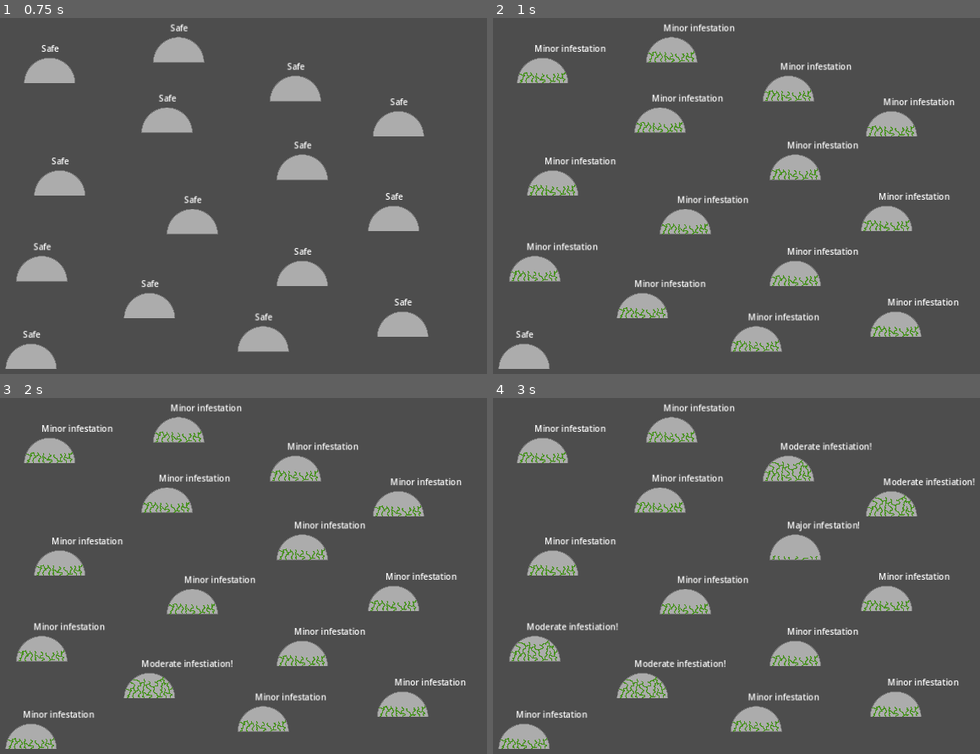
Above: before the commit, frames 1-4 (two rows, left to right).
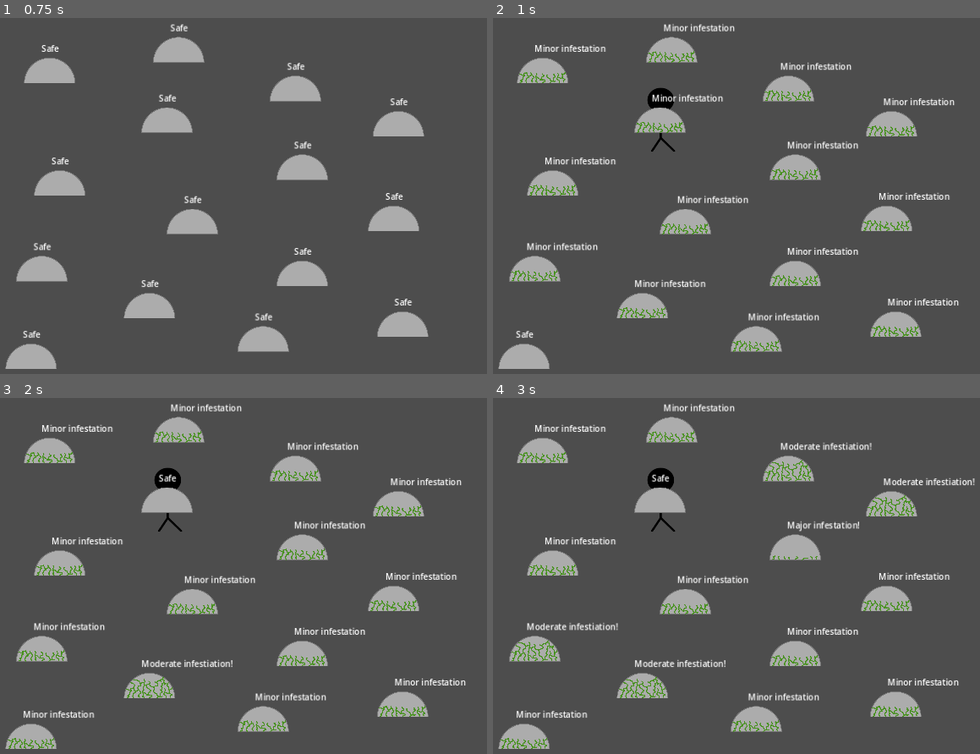
Above: after the commit, the same moments.

Repository: Aveli-games/contra-tentacula
Game: Godot game, scene res://main.tscn
The game is run twice, just before and just after one commit, with the same random seed, the same clock (stepped at 60 frames per second) and the same inputs.
Inputs (mouse positions are in pixels of both pictures, inside the frame that each line leads up to):
- Up to frame 1 (0.75 s): tap Enter at 0.5 s; move the mouse to (462, 185) at 0.52 s; click (462, 185) at 0.67 s
- Up to frame 2 (1 s): no input
- Up to frame 3 (2 s): tap Space at 1.25 s; move the mouse to (175, 600) at 1.27 s; click (175, 600) at 1.42 s
- Up to frame 4 (3 s): move the mouse to (872, 501) at 2.02 s; click (872, 501) at 2.17 s; tap Enter at 2.75 s; move the mouse to (770, 657) at 2.77 s; click (770, 657) at 2.92 s

Frame 1 is identical in both runs. In frame 2, 0.3% of the frame differs, in the area x 31-38%, y 19-38%; in frame 3, 0.5%, in the area x 29-48%, y 19-38%; in frame 4, 0.5%.

Commit message:
Right click moves team, dome sets team location

Diff:
--- a/dome.gd
+++ b/dome.gd
@@ -3,6 +3,7 @@
 signal fully_infested
 
 const DOME_SPRITES_PATH = "res://art/dome_sprites"
+const INFESTATION_COUNTDOWN = 30
 
 var infestation_percentage: float = 0.0
 var infestation_stage: InfestationStage = InfestationStage.UNINFESTED
@@ -45,7 +46,7 @@
 	elif infestation_percentage >= 1:
 		infestation_stage = InfestationStage.FULL
 		if $DomeLostCountdownTimer.is_stopped():
-			$DomeStatus.text = "Fully infested: %s" % int($DomeLostCountdownTimer.wait_time)
+			$DomeStatus.text = "Fully infested: %s" % INFESTATION_COUNTDOWN
 			fully_infested.emit()
 		else:
 			$DomeStatus.text = "Fully infested: %s" % int($DomeLostCountdownTimer.time_left)
@@ -58,9 +59,13 @@
 
 # only called when becomes fully infested
 func _on_fully_infested():
-	$DomeLostCountdownTimer.start()
+	$DomeLostCountdownTimer.start(INFESTATION_COUNTDOWN)
 
 func _on_dome_lost_countdown_timer_timeout():
 	$InfestationCheckTimer.stop()
 	infestation_stage = InfestationStage.LOST
 	$DomeStatus.text = "Lost"
+
+func _on_area_entered(area):
+	if area.name == "Team":
+		area.location = name
--- a/dome.tscn
+++ b/dome.tscn
@@ -1,9 +1,12 @@
-[gd_scene load_steps=3 format=3 uid="uid://dc3j5h50tp0m2"]
+[gd_scene load_steps=4 format=3 uid="uid://dc3j5h50tp0m2"]
 
 [ext_resource type="Script" path="res://dome.gd" id="1_n1lt3"]
-[ext_resource type="Texture2D" uid="uid://b1kqklqkhp1fe" path="res://art/dome_sprites/1_Dome_uninfested.png" id="2_yase3"]
+[ext_resource type="Texture2D" uid="uid://b1kqklqkhp1fe" path="res://art/dome_sprites/1_Dome_uninfested.png" id="2_w57x8"]
 
-[node name="Dome" type="Node2D"]
+[sub_resource type="RectangleShape2D" id="RectangleShape2D_2qfvj"]
+size = Vector2(97, 49)
+
+[node name="Dome" type="Area2D"]
 position = Vector2(547, 313)
 script = ExtResource("1_n1lt3")
 
@@ -25,8 +28,13 @@
 
 [node name="BuildingSprite" type="Sprite2D" parent="Building"]
 scale = Vector2(0.2, 0.2)
-texture = ExtResource("2_yase3")
+texture = ExtResource("2_w57x8")
 
+[node name="CollisionShape2D" type="CollisionShape2D" parent="."]
+position = Vector2(-0.5, -0.5)
+shape = SubResource("RectangleShape2D_2qfvj")
+
+[connection signal="area_entered" from="." to="." method="_on_area_entered"]
 [connection signal="fully_infested" from="." to="." method="_on_fully_infested"]
 [connection signal="timeout" from="InfestationCheckTimer" to="." method="_on_infestation_check_timer_timeout"]
 [connection signal="timeout" from="DomeLostCountdownTimer" to="." method="_on_dome_lost_countdown_timer_timeout"]
--- a/main.gd
+++ b/main.gd
@@ -18,6 +18,10 @@
 			# modify infestation rate here
 			child.add_infestation(BASE_INFESTATION_RATE)
 
+func _input(event):
+	if event is InputEventMouseButton:
+		if event.button_index == MOUSE_BUTTON_RIGHT and event.pressed:
+			$Team.position = event.position
 
 # this is just for debug, because I don't know how to detect clicks and have no internet!
 func _on_team_spawn_timer_timeout():
--- a/main.tscn
+++ b/main.tscn
@@ -59,7 +59,6 @@
 position = Vector2(812, 589)
 
 [node name="TeamSpawnTimer" type="Timer" parent="."]
-wait_time = 5.0
 one_shot = true
 autostart = true
 
--- a/team.tscn
+++ b/team.tscn
@@ -1,12 +1,17 @@
-[gd_scene load_steps=3 format=3 uid="uid://bj33uhw0gf724"]
+[gd_scene load_steps=4 format=3 uid="uid://bj33uhw0gf724"]
 
 [ext_resource type="Script" path="res://team.gd" id="1_e8qmi"]
 [ext_resource type="Texture2D" uid="uid://bkndkwst8uhea" path="res://art/person.svg" id="1_k1g5t"]
 
-[node name="Team" type="Node2D"]
+[sub_resource type="CircleShape2D" id="CircleShape2D_ruyph"]
+
+[node name="Team" type="Area2D"]
 script = ExtResource("1_e8qmi")
 
 [node name="Sprite2D" type="Sprite2D" parent="."]
 position = Vector2(2, 1)
 scale = Vector2(0.740741, 0.676692)
 texture = ExtResource("1_k1g5t")
+
+[node name="CollisionShape2D" type="CollisionShape2D" parent="."]
+shape = SubResource("CircleShape2D_ruyph")
